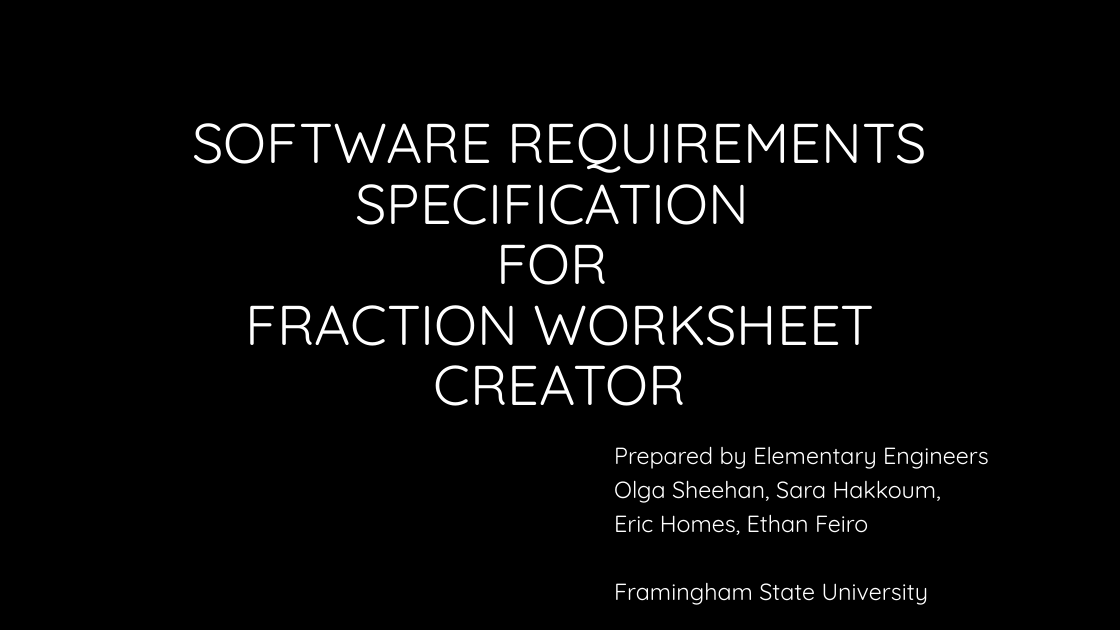
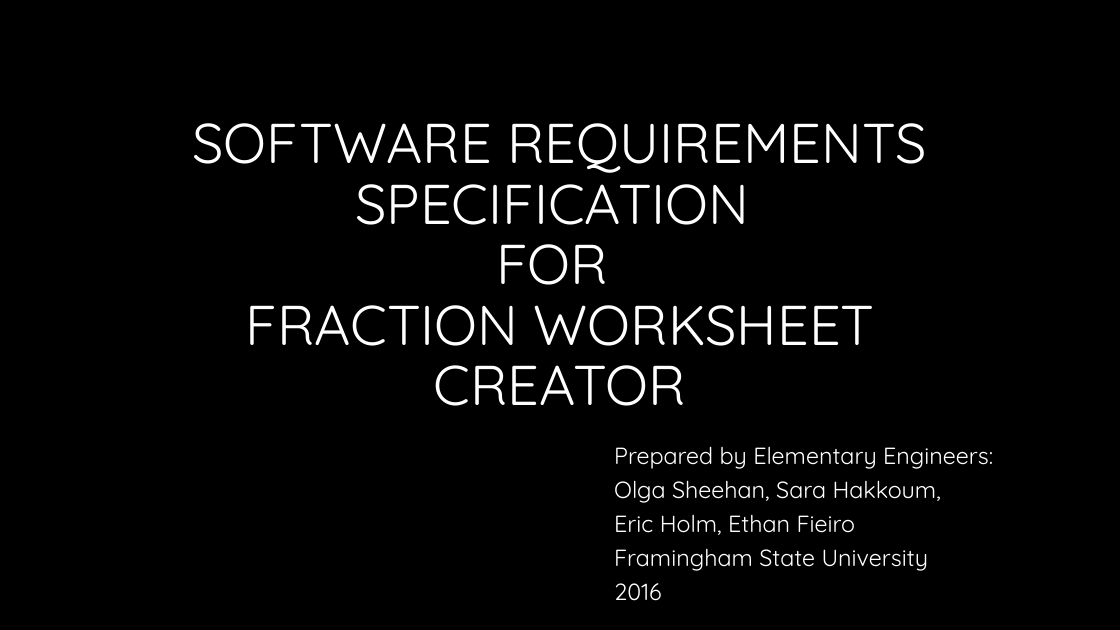
Before and after one commit to sarahakk/fraction-worksheet-creator, a slide deck: slide 1 of Presentation Elementary Engineers .pptx. Drawn at 1120x630 pixels with LibreOffice and Linux fonts; fonts in the diff are those of the drawing; background and template pictures are left out. Boxes give left, top, right and bottom in pixels: in the first picture for what was removed or moved away, otherwise in the second. Text is boxed around its words. In the diff, an @@ line names an element or a change of style, - is before the commit and + after.

```diff
--- a/Presentation Elementary Engineers .pptx
+++ b/Presentation Elementary Engineers .pptx
@@ subtitle at (614, 446, 993, 469): text changed @@
-Prepared by Elementary Engineers
+Prepared by Elementary Engineers:
@@ subtitle at (614, 515, 856, 535): text changed @@
-Eric Homes, Ethan Feiro
+Eric Holm, Ethan Fieiro
@@ subtitle at (614, 583, 661, 601): paragraph added @@
+2016
```
